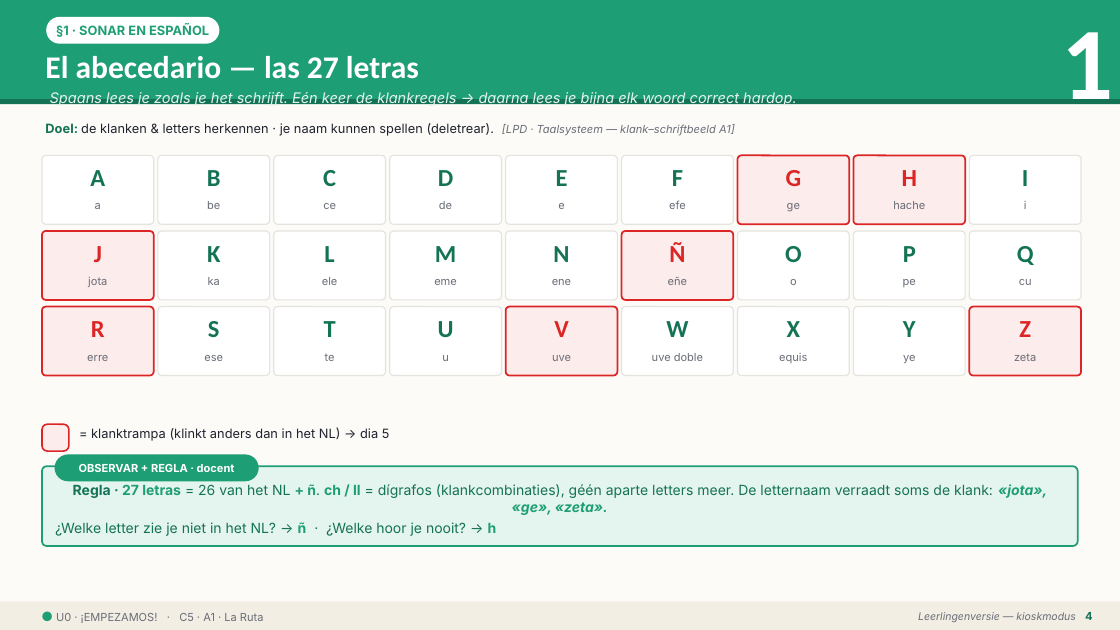
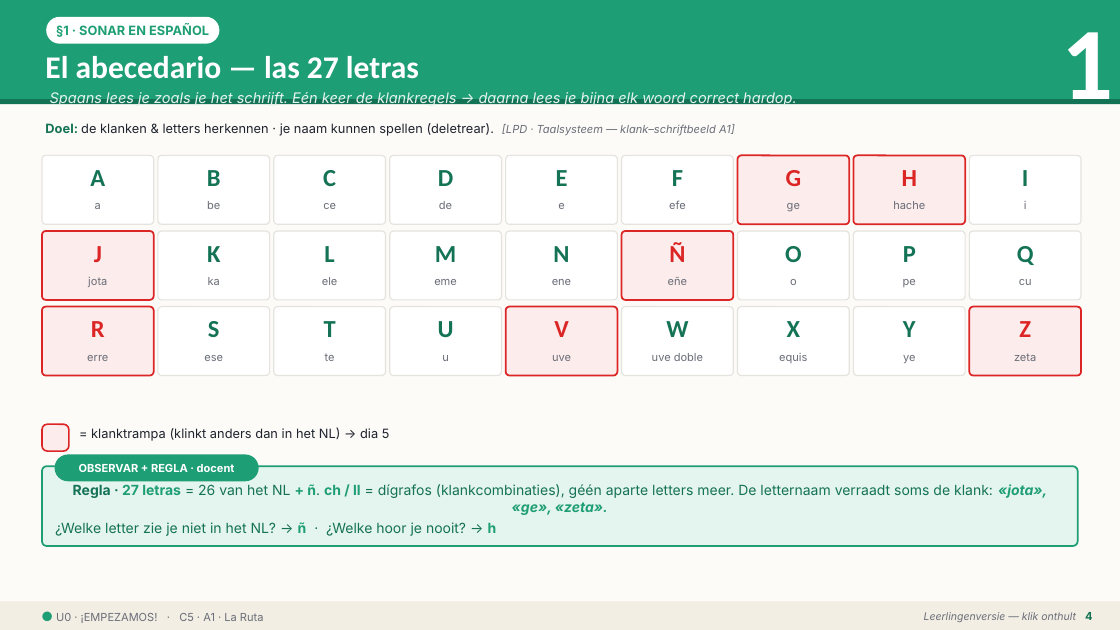
Before and after one commit to WimWuyts/espa-ol-en-la-pr-ctica, a slide deck: slide 4 of 03-build/pptx/C5_U0_alumno.pptx. Drawn at 1120x630 pixels with LibreOffice and Linux fonts; fonts in the diff are those of the drawing. Boxes give left, top, right and bottom in pixels: in the first picture for what was removed or moved away, otherwise in the second. Text is boxed around its words. In the diff, an @@ line names an element or a change of style, - is before the commit and + after.

```diff
--- a/03-build/pptx/C5_U0_alumno.pptx
+++ b/03-build/pptx/C5_U0_alumno.pptx
@@ text at <box>924,612,1076,622</box>: text changed @@
-Leerlingenversie — kioskmodus
+Leerlingenversie — klik onthult
```
Also in this commit, not shown: 19 other slides changed, 6 other files.
